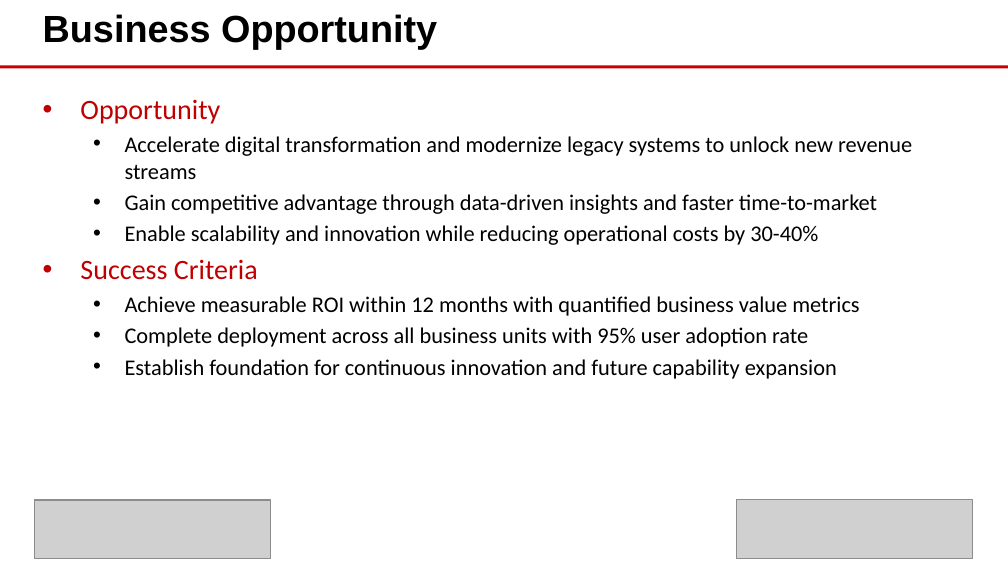
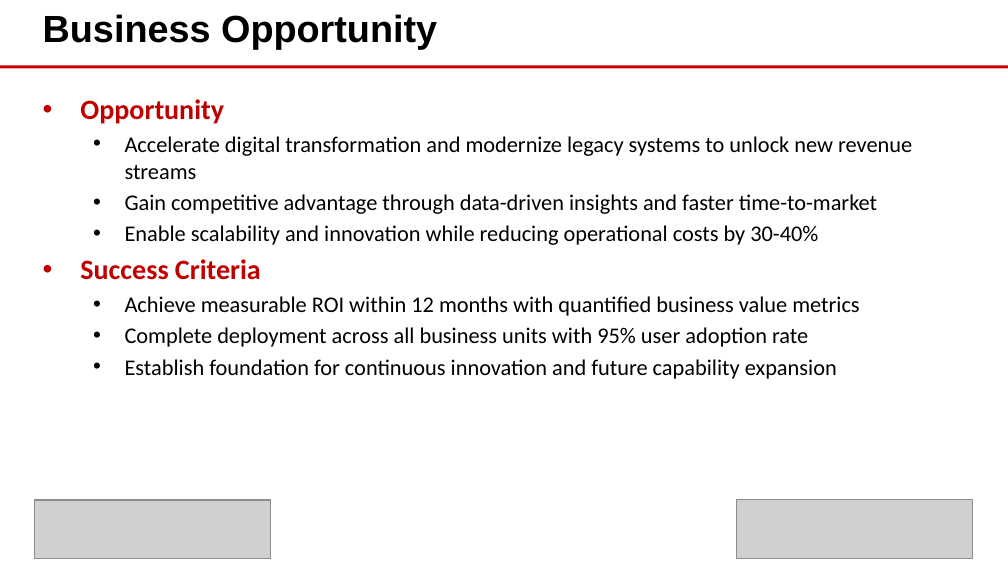
Before and after one commit to eoframework/solutions, a slide deck: slide 2 of solution-template/sample-provider/sample-category/sample-solution/presales/solution-briefing.pptx. Drawn at 1008x567 pixels with LibreOffice and Linux fonts; fonts in the diff are those of the drawing; grey boxes stand for pictures; background and template pictures are left out. Boxes give left, top, right and bottom in pixels: in the first picture for what was removed or moved away, otherwise in the second. Text is boxed around its words. In the diff, an @@ line names an element or a change of style, - is before the commit and + after.

Commit message:
Add architecture diagram support and bold text formatting for presentations
Major Enhancements:
- Markdown image syntax support: ![alt](path) now automatically inserts images
- Bold text formatting: **text** syntax for inline bold formatting in slides
- Architecture diagram: Professional monotone 3-tier cloud architecture
- Hierarchical bullets: Solution Overview now matches Business Opportunity structure
- Content optimization: Reduced text by ~30% to prevent slide bleeding

Technical Changes:

1. Image Insertion System (solution-doc-builder.py):
   - Parse markdown image syntax: ![alt](path)
   - Calculate aspect ratio to prevent cropping
   - Use slide.shapes.add_picture() with centered positioning
   - Remove duplicate images from content area before insertion

2. Bold Text Formatting (solution-doc-builder.py):
   - New _apply_bold_formatting() method to parse **text** markers
   - Split text by ** and create runs with alternating bold formatting
   - Preserve markers during parsing for later formatting application
   - Works inline: **Label:** text or fully bold **Text**

3. Architecture Diagram (assets/images/architecture-diagram.png):
   - Created professional monotone 3-tier architecture (Presentation → Application → Data)
   - Used PIL/Pillow for programmatic diagram generation
   - Fixed text overlapping with proper y-positioning
   - 1920x1080 resolution for crisp rendering

4. Content Updates (presales/raw/solution-briefing.md):
   - Converted Solution Overview to hierarchical bullet structure
   - Reduced descriptions by ~30% (110+ chars → 88-97 chars)
   - Added architecture diagram reference
   - Applied bold formatting to key labels

5. Template Updates (powerpoint/EOFramework-Template-01.pptx):
   - Added hierarchical indentation to EO Visual Content layout
   - Reduced font size for better content fitting
   - Updated placeholder structure (content now idx=16)

Bug Fixes:
- Fixed image parsing blocked by bullet parsing (moved to separate check)
- Fixed text overlapping in diagram (separated text to multiple lines)
- Fixed image cropping (aspect ratio preservation)
- Fixed duplicate images (remove existing before adding new)
- Fixed wrong placeholder index (updated idx=11 to idx=16)

```diff
--- a/solution-template/sample-provider/sample-category/sample-solution/presales/solution-briefing.pptx
+++ b/solution-template/sample-provider/sample-category/sample-solution/presales/solution-briefing.pptx
@@ text at (80, 99, 261, 280): bold on in "Opportunity", "Success Criteria" @@
```
Also in this commit, not shown: 3 other slides changed, 1 slide added, 1 slide removed, 4 other files.
